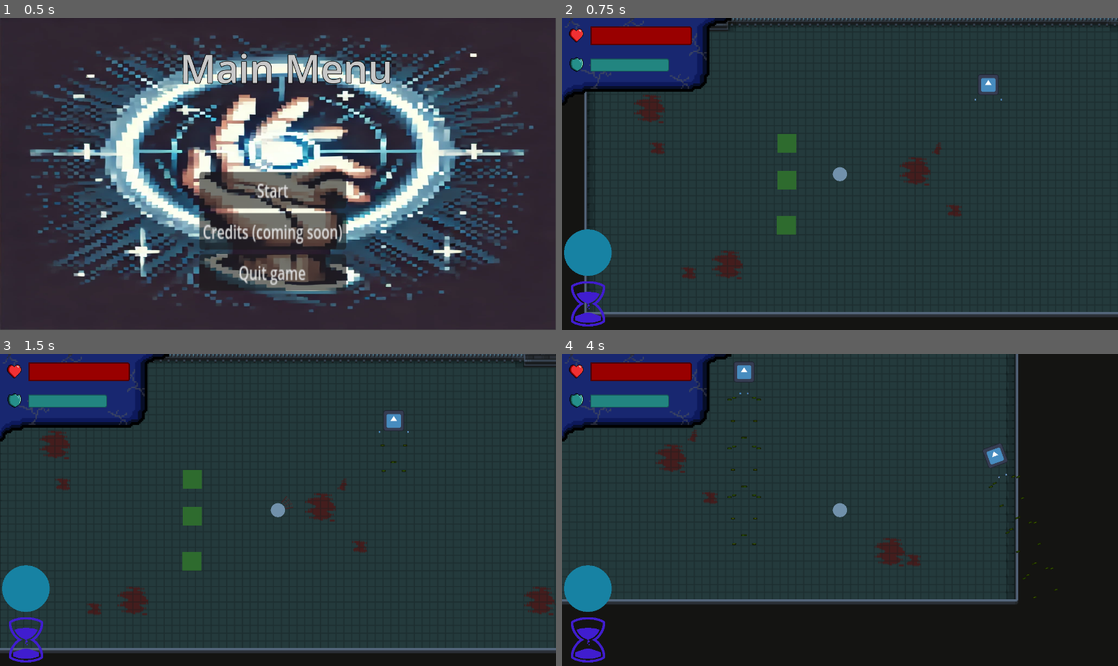
Above: before the commit, frames 1-4 (two rows, left to right).
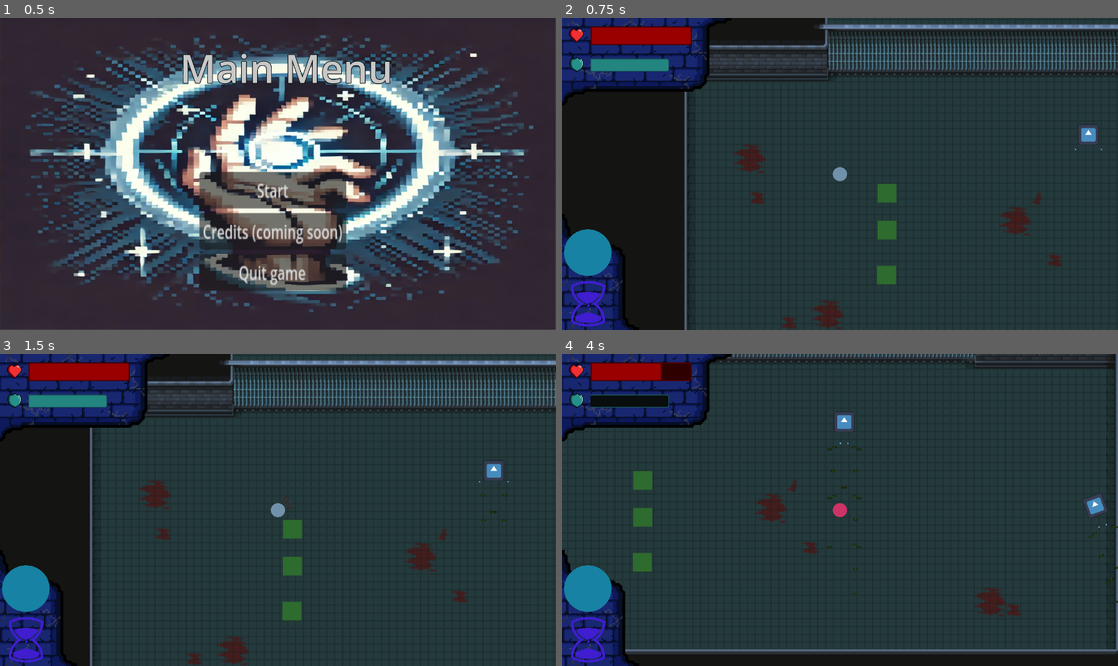
Above: after the commit, the same moments.

Repository: TheMilanMiracle/pyramid-scam-games-game
Game: Godot game, scene res://scenes/UI/main_menu.tscn
Same seed, same stepped clock (60 frames per second), same inputs: the game is played once before the commit and once after it. The engine's default icon, where the game draws it, is replaced by a stand-in: a white triangle on a blue panel in a dark square.
Inputs (mouse positions are in pixels of both pictures, inside the frame that each line leads up to):
- Up to frame 1 (0.5 s): no input
- Up to frame 2 (0.75 s): click "Start" at 0.5 s
- Up to frame 3 (1.5 s): move the mouse to (428, 419) at 1.27 s; hold D (right) from 1.28 s (still down); hold F (force) from 1.28 s (still down); click (428, 419) at 1.42 s
- Up to frame 4 (4 s): move the mouse to (667, 478) at 2.02 s; release D (right) at 2.03 s; release F (force) at 2.03 s; hold S (down) 2.03-2.78 s; click (667, 478) at 2.1 s; move the mouse to (1117, 388) at 2.77 s; hold D (right) 2.78-3.53 s; hold E (select) 2.78-3.53 s; click (1117, 388) at 2.92 s; move the mouse to (1112, 382) at 3.52 s; hold W (up) from 3.53 s (still down); tap F (force) at 3.6 s; click (1112, 382) at 3.67 s

Frame 1 is identical in both runs. In frame 2, 27% of the frame differs, in the area x 0-100%, y 0-100%; in frame 3, 25%; in frame 4, 35%.

Commit message:
add bottom left hud piece

Diff:
--- a/juego-single/scenes/player/player.tscn
+++ b/juego-single/scenes/player/player.tscn
@@ -6,10 +6,13 @@
 [ext_resource type="Script" path="res://components/hitbox.gd" id="4_0t2rx"]
 [ext_resource type="Script" path="res://components/hurtbox.gd" id="5_imgmi"]
 [ext_resource type="PackedScene" uid="uid://2j43t3jfkguc" path="res://scenes/UI/death_menu.tscn" id="6_6f0eq"]
+[ext_resource type="Texture2D" uid="uid://c7wtjwpghix42" path="res://assets/tmm/topleft-496x256.png" id="6_si82i"]
+[ext_resource type="Texture2D" uid="uid://dctjrspqis1yy" path="res://assets/tmm/bottomleft-224x336.png" id="7_736c4"]
 [ext_resource type="Texture2D" uid="uid://cm1gac5suw1ta" path="res://assets/tmm/heart-64x64.png" id="7_uejyh"]
-[ext_resource type="Texture2D" uid="uid://oscfu8ild8rc" path="res://assets/tmm/HUD.png" id="7_xy54c"]
 [ext_resource type="Texture2D" uid="uid://rqt0daxxjo83" path="res://assets/tmm/shield-64x64.png" id="9_rsaqb"]
 [ext_resource type="PackedScene" uid="uid://bn01xrmve8asx" path="res://scenes/UI/pause_menu.tscn" id="10_hsun1"]
+[ext_resource type="Texture2D" uid="uid://dfb8g1hgqmkpx" path="res://assets/cd_icon.png" id="12_1a3og"]
+[ext_resource type="PackedScene" uid="uid://ctph8joortxmw" path="res://scenes/player/slow_area.tscn" id="13_sucj5"]
 
 [sub_resource type="CircleShape2D" id="CircleShape2D_4i42i"]
 radius = 44.0
@@ -180,11 +183,25 @@
 one_shot = true
 
 [node name="UI" type="CanvasLayer" parent="."]
-
-[node name="HUDBackGround" type="TextureRect" parent="UI"]
+layer = 2
+
+[node name="TopLeftHUD" type="TextureRect" parent="UI"]
+z_index = -1
 offset_right = 463.0
 offset_bottom = 215.0
-texture = ExtResource("7_xy54c")
+texture = ExtResource("6_si82i")
+expand_mode = 1
+stretch_mode = 4
+
+[node name="BottomLeftHUD" type="TextureRect" parent="UI"]
+z_index = -1
+anchors_preset = 2
+anchor_top = 1.0
+anchor_bottom = 1.0
+offset_top = -286.0
+offset_right = 306.0
+grow_vertical = 0
+texture = ExtResource("7_736c4")
 expand_mode = 1
 stretch_mode = 4
 
@@ -243,3 +260,41 @@
 visible = false
 
 [node name="pause_menu" parent="UI" instance=ExtResource("10_hsun1")]
+
+[node name="CooldownProgress" type="TextureProgressBar" parent="UI"]
+unique_name_in_owner = true
+anchors_preset = 2
+anchor_top = 1.0
+anchor_bottom = 1.0
+offset_top = -128.0
+offset_right = 128.0
+grow_vertical = 0
+value = 100.0
+fill_mode = 5
+texture_under = ExtResource("12_1a3og")
+texture_progress = ExtResource("12_1a3og")
+tint_under = Color(0.401538, 0.403403, 0.60788, 1)
+tint_progress = Color(0.25272, 0.1134, 0.81, 1)
+
+[node name="AreaProgress" type="TextureProgressBar" parent="UI"]
+unique_name_in_owner = true
+anchors_preset = 2
+anchor_top = 1.0
+anchor_bottom = 1.0
+offset_top = -256.0
+offset_right = 128.0
+offset_bottom = -128.0
+grow_vertical = 0
+value = 100.0
+fill_mode = 5
+texture_under = ExtResource("2_0yfqf")
+texture_progress = ExtResource("2_0yfqf")
+tint_under = Color(0.4224, 0.589227, 0.64, 1)
+tint_progress = Color(0.0896, 0.511573, 0.64, 1)
+
+[node name="SlowArea" parent="." instance=ExtResource("13_sucj5")]
+
+[node name="UI" parent="SlowArea" index="6"]
+visible = false
+
+[editable path="SlowArea"]
--- a/juego-single/scenes/world.tscn
+++ b/juego-single/scenes/world.tscn
@@ -17,12 +17,6 @@
 [node name="Tutorial" parent="." instance=ExtResource("2_6to18")]
 position = Vector2(-937, -2298)
 scale = Vector2(3, 3)
-
-[node name="Player" parent="." instance=ExtResource("3_lq7cv")]
-position = Vector2(615, 307)
-
-[node name="SlowArea" parent="." instance=ExtResource("4_tpcng")]
-scale = Vector2(2, 2)
 
 [node name="Enemys" type="Node2D" parent="."]
 position = Vector2(1526, -243)
@@ -60,4 +54,6 @@
 position = Vector2(-714, -632)
 shape = SubResource("RectangleShape2D_waefd")
 
-[editable path="Player"]
+[node name="SlowArea" parent="." instance=ExtResource("4_tpcng")]
+
+[node name="Player" parent="." instance=ExtResource("3_lq7cv")]
Binary file removed: juego-single/assets/tmm/HUD.png
Binary file added: juego-single/assets/tmm/bottomleft-224x336.png
Not shown, added: juego-single/assets/tmm/bottomleft-224x336.png.import
Binary file added: juego-single/assets/tmm/topleft-496x256.png
Not shown, changed: juego-single/assets/tmm/topleft-496x256.png.import
Not shown: 1 places in juego-single/scenes/player/player.tscn that only renumber resources
